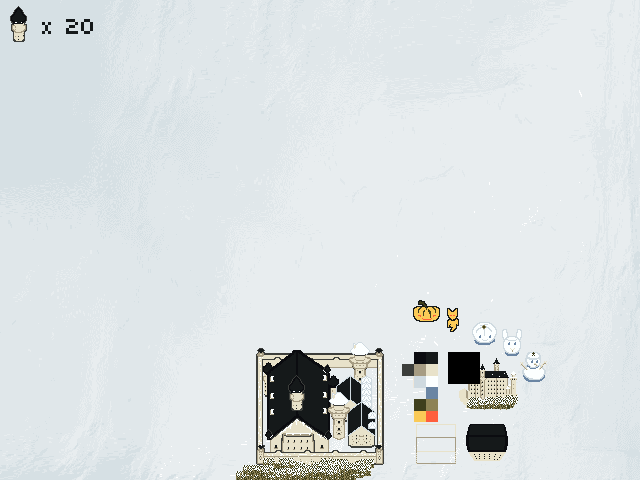
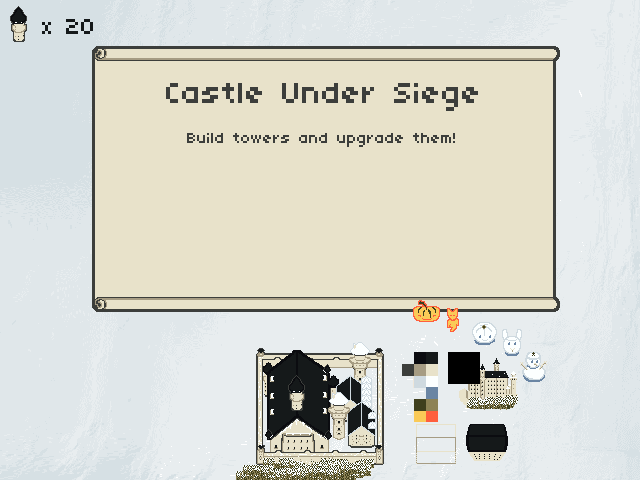
Layer changes from the first 640px x 480px image to the second:
painted on "pumpkin" over [left=413, top=300, right=440, bottom=322]
painted on "firedemon" over [left=447, top=308, right=459, bottom=332]
showed "Build towers and upgrade them!" over [left=187, top=133, right=455, bottom=147]
showed "Castle Under Siege" over [left=166, top=83, right=478, bottom=111]
showed "Instructions" over [left=92, top=46, right=560, bottom=312]
